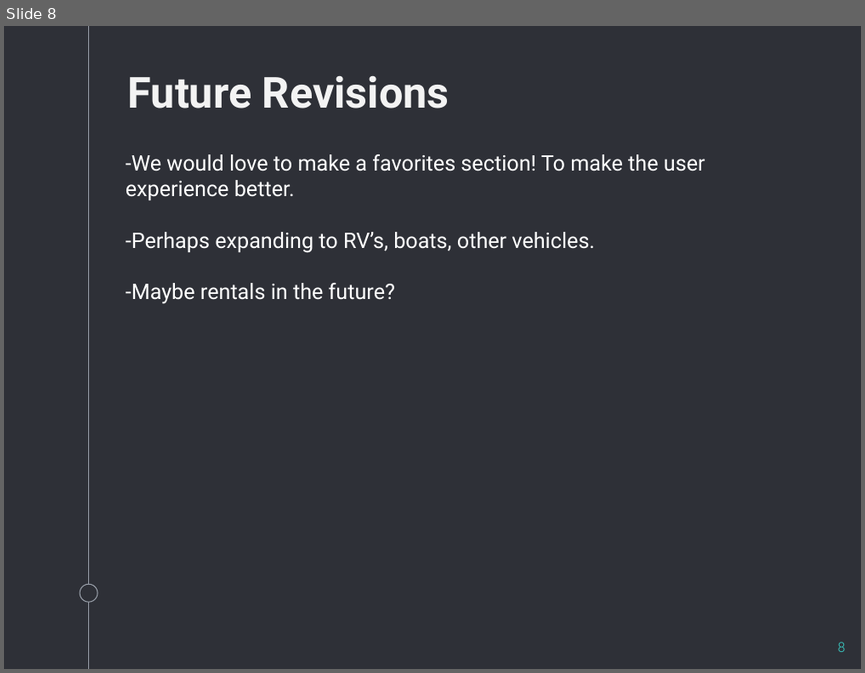
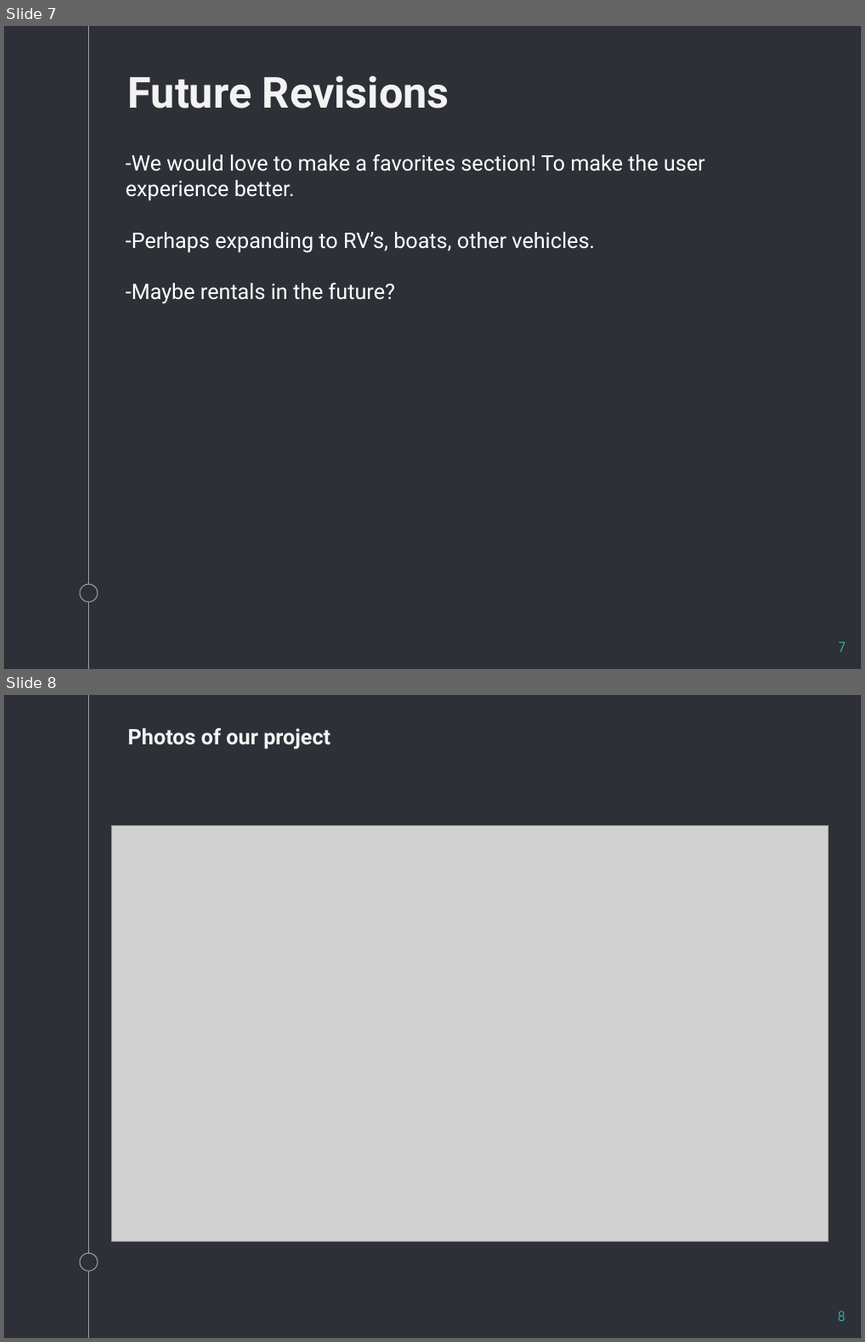
Before and after one commit to xTurbeaux/project2, a slide deck: car finder-3.pptx. Shown one above the other, each under a label of ours: slide 8 before the commit, slides 7 and 8 after it. The pictures are 865x673 and 865x1342 pixels, drawn with LibreOffice and Linux fonts; fonts in the diff are those of the drawing; grey boxes stand for pictures. Boxes give left, top, right and bottom in pixels: in the first picture for what was removed or moved away, otherwise in the second. Text is boxed around its words. In the diff, an @@ line names an element or a change of style, - is before the commit and + after.

```diff
--- a/car finder-3.pptx
+++ b/car finder-3.pptx
@@ slide 8 added at (4, 695, 861, 1338), background #2E3037; not listed: 2 template elements that a slide beside it also shows @@
@@ text added at (128, 728, 330, 749), 18 pt, text #F3F3F3, bold @@
+Photos of our project
@@ picture added at (111, 825, 828, 1242) @@
@@ page number added at (837, 1310, 845, 1321), 12 pt, text #39C0BA @@
+8
@@ what was slide 8 is now slide 7 @@
@@ page number at (838, 641, 846, 652): text changed @@
-8
+7
```
Also in this commit, not shown: 3 slides changed, 1 other slide added, 1 slide removed.
